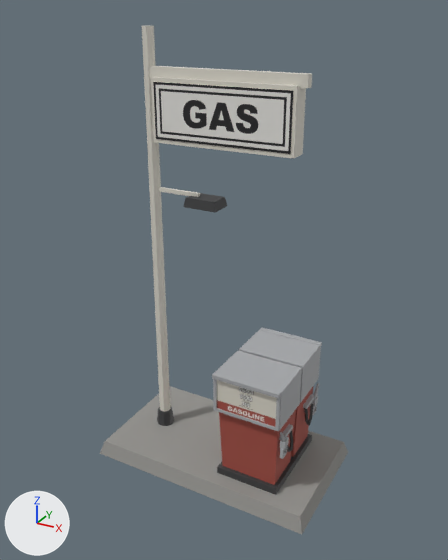
A saved change to the glTF model assets/models/gas-pump.glb.
Rendered twice from a camera (50 mm lens) standing at (2.53, -5.06, 4.7) and looking at (-0.23, -0.03, 2.19). Every picture has the same lights, and +X, +Y and +Z are marked at lower left. The picture after the commit comes second. Vertices at exactly the same position are counted once.

In view in the first picture: 'GasPump'.
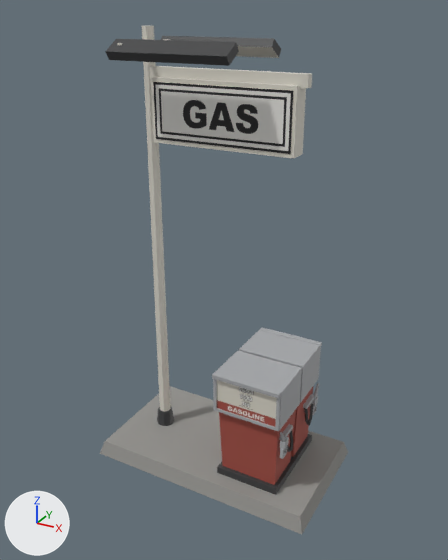
Where the change shows, as pixel boxes [x1, y1, x2, y2] in the pictures (448 x 560 px):
part 1 of me_gaspump, deleted
    before: [159, 187, 200, 197]
part 2 of me_gaspump, deleted
    before: [183, 193, 227, 212]
part 3 of me_gaspump, added
    after: [105, 36, 281, 66]

Patch to the scene script:
```diff
--- a/assets/models/gas-pump.glb.py
+++ b/assets/models/gas-pump.glb.py
@@ me_gaspump @@
 # used by ob_gaspump; location = (0.0, 0.0, 0.0)
-me_gaspump.from_pydata(...)  # 360 vertices, 580 faces; spans x -1.5..1.0, y -0.7..0.7, z 0.0..4.55
+me_gaspump.from_pydata(...)  # 368 vertices, 592 faces; spans x -1.5..1.0, y -0.7..0.7, z 0.0..4.55
+# me_gaspump part 1: the loose piece of 8 vertices spanning x -1.05..-0.53, y -0.02..0.02, z 3.0..3.04 is deleted
+# me_gaspump part 2: the loose piece of 8 vertices spanning x -0.64..-0.28, y -0.12..0.12, z 2.91..3.01 is deleted
+# me_gaspump part 3
+# 8 vertices are added at x -1.14, y -0.52..0.52, z 4.28..4.45
+# 8 new vertices lie (1.2, 0.0, 0.0) away from vertices in x -1.14, y -0.52..0.52, z 4.28..4.45
+# 4 new faces join them, mat_pumpbody (light grey #dad6cb)
+# 20 new faces join them, mat_pumptrim (dark grey #3c3d3e)
+# other edits to the shape of me_gaspump do not show in these pictures
 me_gaspump.materials.append(mat_pumpconcrete)
```
